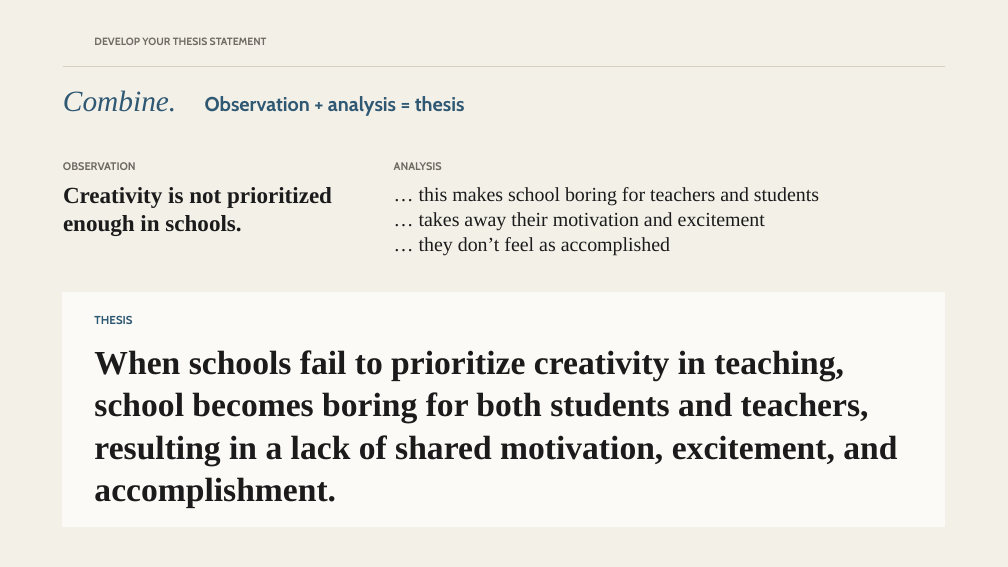
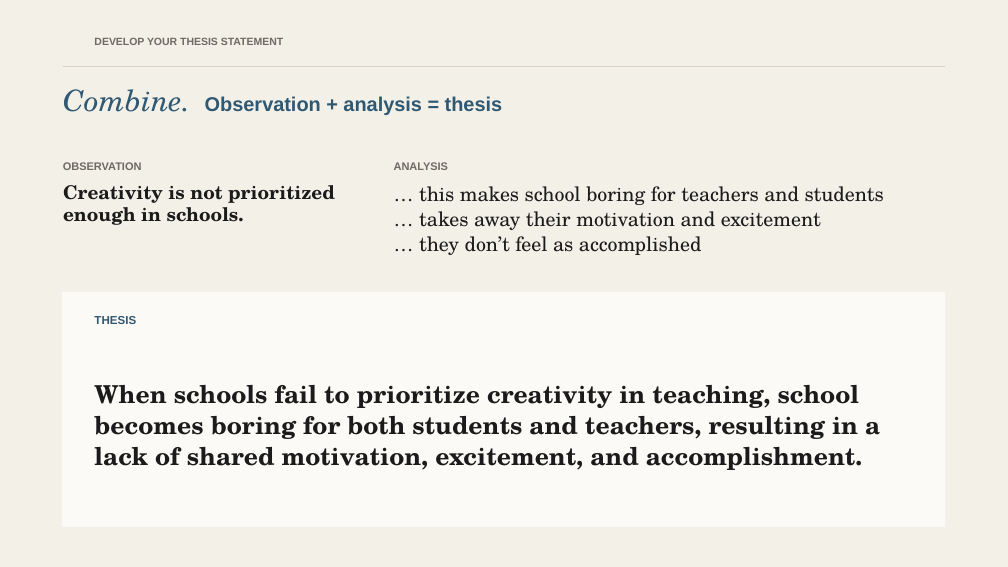
Before and after one commit to The-Connell-School/yawp, a slide deck: slide 22 of services/web-app/public/courses/thesis-driven-essay/03-develop-your-thesis-statement.pptx. Drawn at 1008x567 pixels with LibreOffice and Linux fonts; fonts in the diff are those of the drawing; background and template pictures are left out. Boxes give left, top, right and bottom in pixels: in the first picture for what was removed or moved away, otherwise in the second. Text is boxed around its words. In the diff, an @@ line names an element or a change of style, - is before the commit and + after.

```diff
--- a/services/web-app/public/courses/thesis-driven-essay/03-develop-your-thesis-statement.pptx
+++ b/services/web-app/public/courses/thesis-driven-essay/03-develop-your-thesis-statement.pptx
@@ font Cabin to Arial in 5 elements at (205,96,503,115), (63,162,141,170), (394,162,448,170), (94,316,136,324), (94,38,283,45) @@
@@ text "Combine." at (63,89,190,112): font Times New Roman to TeX Gyre Schola @@
@@ text "Creativity is not prioritized enough ..." at (63,185,335,225): size 22 to 18 pt, font Times New Roman to TeX Gyre Schola @@
@@ text "… this makes school boring ..." at (419,186,884,255): font Times New Roman to TeX Gyre Schola @@
@@ text "When schools fail to prioritize ..." at (94,385,880,470): size 32 to 23.5 pt, font Times New Roman to TeX Gyre Schola @@
```
Also in this commit, not shown: 33 other slides changed, 1 other file.
